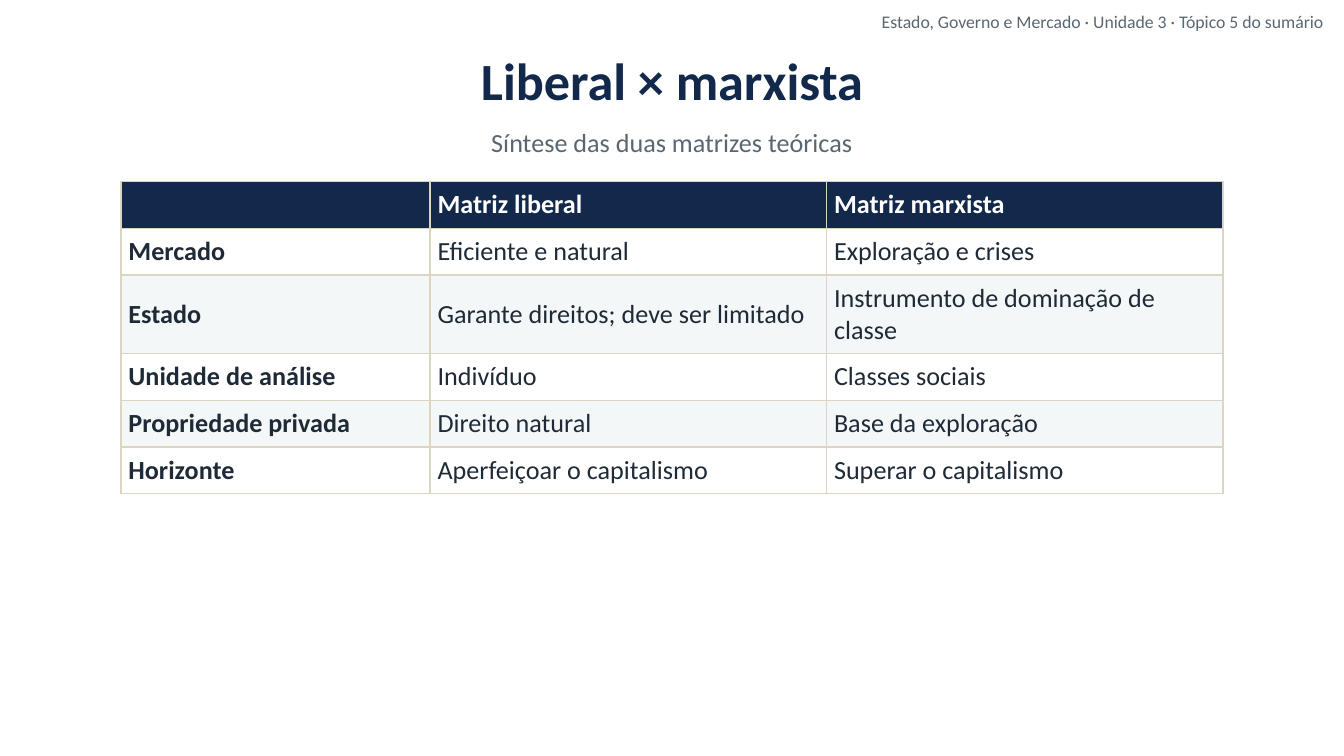
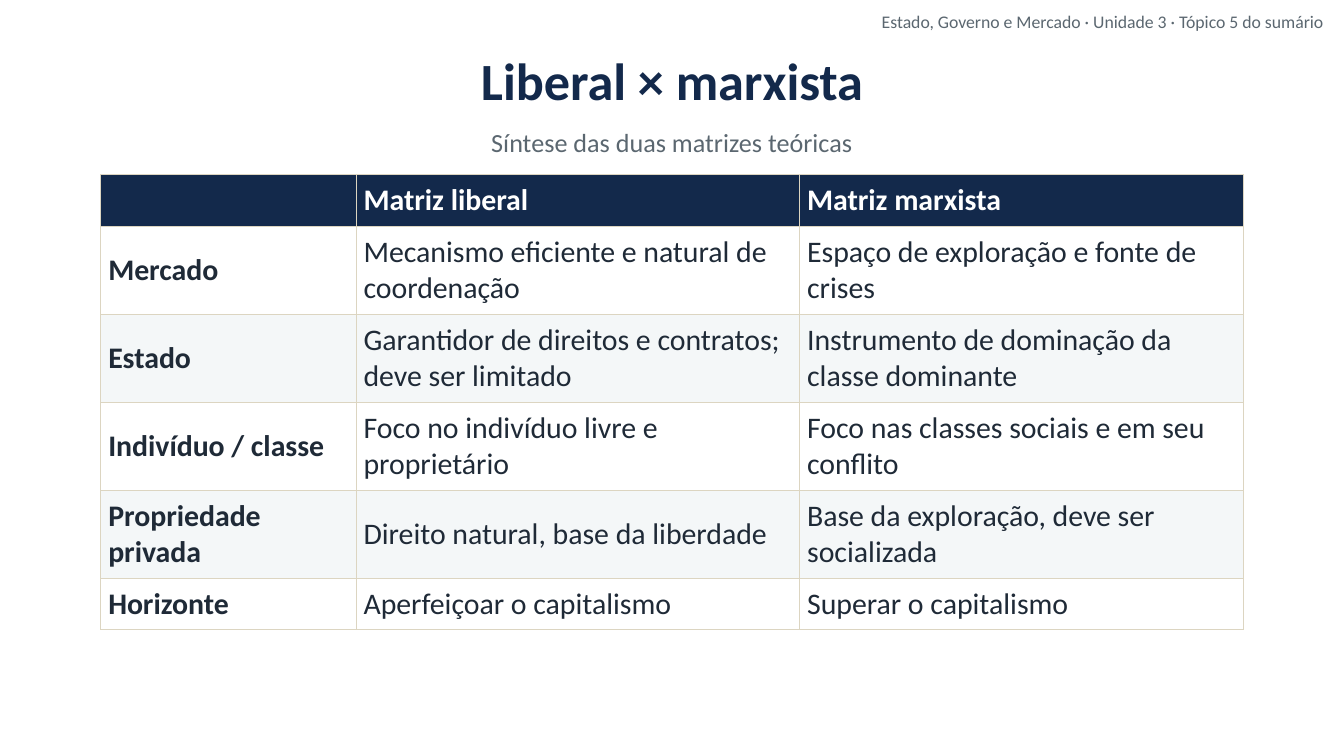
Before and after one commit to cleitonfranco74/gestao_publica, a slide deck: slide 11 of disciplina-01-estado-governo-mercado/materiais/03_Unidade_3_Matriz_Marxista.pptx. Drawn at 1344x756 pixels with LibreOffice and Linux fonts; fonts in the diff are those of the drawing; background and template pictures are left out. Boxes give left, top, right and bottom in pixels: in the first picture for what was removed or moved away, otherwise in the second. Text is boxed around its words. In the diff, an @@ line names an element or a change of style, - is before the commit and + after.

```diff
--- a/disciplina-01-estado-governo-mercado/materiais/03_Unidade_3_Matriz_Marxista.pptx
+++ b/disciplina-01-estado-governo-mercado/materiais/03_Unidade_3_Matriz_Marxista.pptx
@@ table at bbox=[101, 175, 1243, 623] @@
-row 2, column 2: Eficiente e natural
+row 2, column 2: Mecanismo eficiente e natural de coordenação
-row 2, column 3: Exploração e crises
+row 2, column 3: Espaço de exploração e fonte de crises
-row 3, column 2: Garante direitos; deve ser limitado
+row 3, column 2: Garantidor de direitos e contratos; deve ser limitado
-row 3, column 3: Instrumento de dominação de classe
+row 3, column 3: Instrumento de dominação da classe dominante
-row 4: Unidade de análise | Indivíduo | Classes sociais
+row 4: Indivíduo / classe | Foco no indivíduo livre e proprietário | Foco nas classes sociais e em seu conflito
-row 5, column 2: Direito natural
+row 5, column 2: Direito natural, base da liberdade
-row 5, column 3: Base da exploração
+row 5, column 3: Base da exploração, deve ser socializada
@@ size 14 to 16 pt in "Matriz liberal", "Matriz marxista", "Mercado", "Estado" and 4 more places @@
@@ table: place and size @@
-table at bbox=[121, 181, 1223, 488]
+table at bbox=[101, 175, 1243, 623]
```
Also in this commit, not shown: 7 other files.
